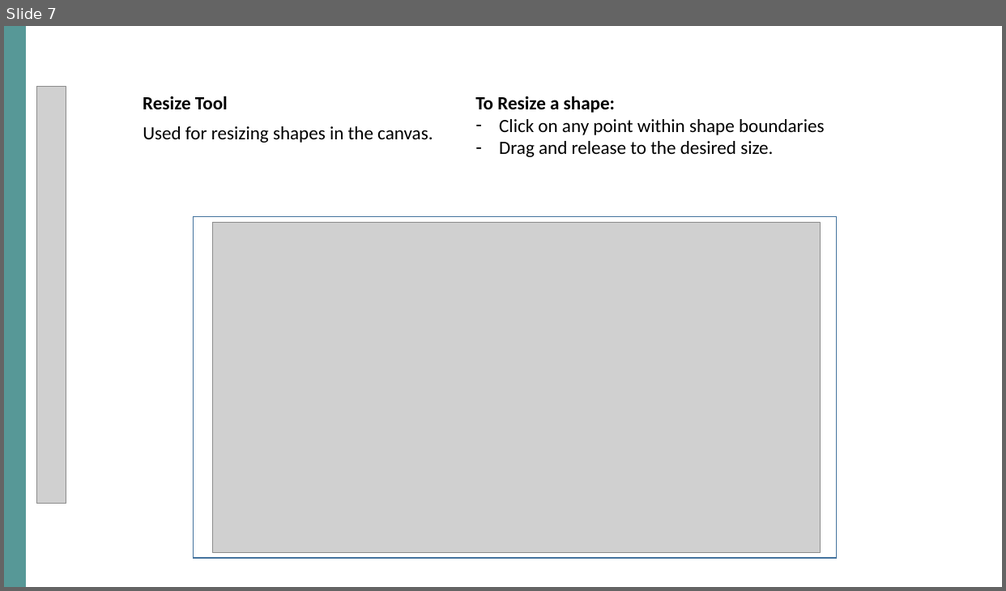
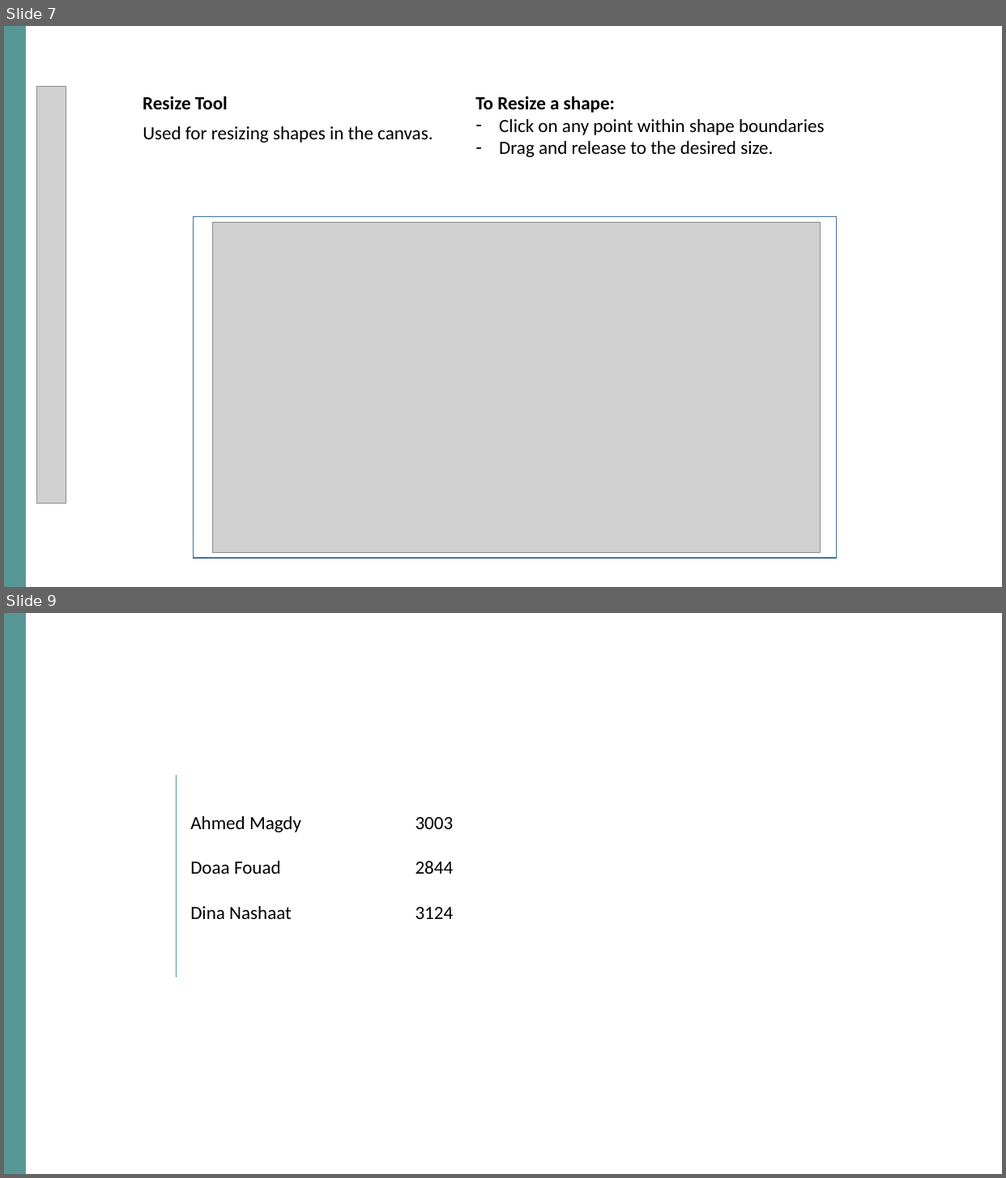
Before and after one commit to Magdz/ThePainter, a slide deck: Report/Painter User Guide.pptx. Shown one above the other, each under a label of ours: slide 7 before the commit, slides 7 and 9 after it; the slides between them are not shown. The pictures are 1006x591 and 1006x1178 pixels, drawn with LibreOffice and Linux fonts; fonts in the diff are those of the drawing; grey boxes stand for pictures; background and template pictures are left out. Boxes give left, top, right and bottom in pixels: in the first picture for what was removed or moved away, otherwise in the second. Text is boxed around its words. In the diff, an @@ line names an element or a change of style, - is before the commit and + after.

```diff
--- a/Report/Painter User Guide.pptx
+++ b/Report/Painter User Guide.pptx
@@ slide 9 added at (4, 613, 1002, 1174), background #FFFFFF @@
@@ rectangle added at (4, 613, 26, 1174), fill #579897 @@
@@ line added from (177, 776) to (177, 977), #579897 0.5 pt @@
@@ text added at (190, 816, 454, 919), 18 pt, text #000000 @@
+Ahmed Magdy 3003
+Doaa Fouad 2844
+Dina Nashaat 3124
```
Also in this commit, not shown: 1 other slide added, 2 other files.
